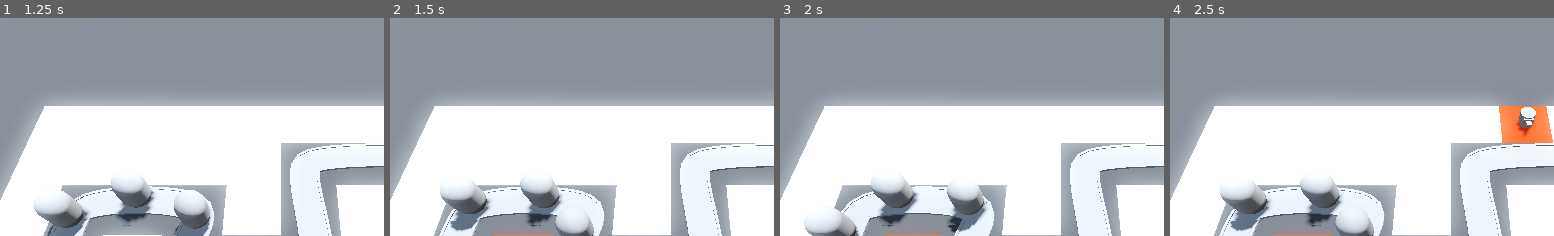
Above: before the commit, frames 1-4 (left to right).
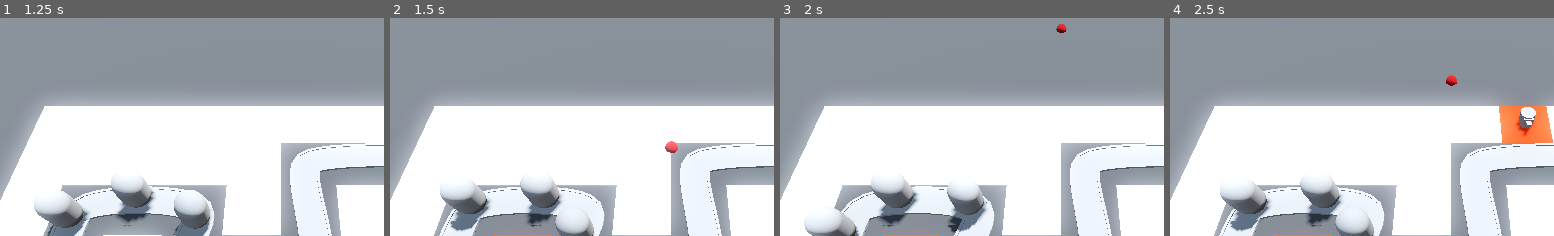
Above: after the commit, the same moments.

Repository: SugarF0x/barblast-3d
Game: Godot game, scene res://BaseLevel.tscn
Same seed, same stepped clock (60 frames per second), same inputs: the game is played once before the commit and once after it.
Inputs (mouse positions are % of the whole screen's width and height, from its top left):
- Up to frame 1 (1.25 s): move the mouse to (71, 43) at 0.52 s; click (71, 43) at 0.6 s
- Up to frame 2 (1.5 s): move the mouse to (27, 54) at 1.27 s; click (27, 54) at 1.35 s
- Up to frame 3 (2 s): no input
- Up to frame 4 (2.5 s): move the mouse to (58, 26) at 2.02 s; click (58, 26) at 2.1 s
The pictures show only the part of the screen within x 11-61%, y 0-50%; the shares and areas given below are measured in that part.

Frame 1 is identical in both runs. In frame 2, 0.1% of the frame differs, in the area x 71-75%, y 56-62%; in frame 3, less than 0.1%; in frame 4, 0.1%.

Commit message:
add basic projectiles

Diff:
--- /dev/null
+++ b/Turret/projectile.gd
@@ -0,0 +1,11 @@
+extends Area3D
+
+
+@export var speed := 30.0
+
+
+var direction := Vector3.FORWARD
+
+
+func _physics_process(delta: float) -> void:
+	position += direction * speed * delta
--- /dev/null
+++ b/Turret/projectile.tscn
@@ -0,0 +1,21 @@
+[gd_scene load_steps=5 format=3 uid="uid://c7jn1aea5mdfe"]
+
+[ext_resource type="Script" path="res://Turret/projectile.gd" id="1_fq606"]
+
+[sub_resource type="StandardMaterial3D" id="StandardMaterial3D_3ipec"]
+albedo_color = Color(0.588235, 0, 0, 1)
+
+[sub_resource type="SphereMesh" id="SphereMesh_18nkp"]
+material = SubResource("StandardMaterial3D_3ipec")
+
+[sub_resource type="SphereShape3D" id="SphereShape3D_8mds5"]
+
+[node name="Projectile" type="Area3D"]
+top_level = true
+script = ExtResource("1_fq606")
+
+[node name="MeshInstance3D" type="MeshInstance3D" parent="."]
+mesh = SubResource("SphereMesh_18nkp")
+
+[node name="CollisionShape3D" type="CollisionShape3D" parent="."]
+shape = SubResource("SphereShape3D_8mds5")
--- a/Turret/turret.tscn
+++ b/Turret/turret.tscn
@@ -1,4 +1,6 @@
-[gd_scene load_steps=5 format=3 uid="uid://dlmltvgusbij4"]
+[gd_scene load_steps=6 format=3 uid="uid://dlmltvgusbij4"]
+
+[ext_resource type="PackedScene" uid="uid://c7jn1aea5mdfe" path="res://Turret/projectile.tscn" id="1_ai42u"]
 
 [sub_resource type="CylinderMesh" id="CylinderMesh_j646k"]
 height = 0.6
@@ -31,3 +33,5 @@
 [node name="Barrel" type="MeshInstance3D" parent="Base/Top/Visor"]
 transform = Transform3D(1, 0, 0, 0, 1, 0, 0, 0, 1, 0, 0, 0.4)
 mesh = SubResource("BoxMesh_gdfwg")
+
+[node name="Projectile" parent="." instance=ExtResource("1_ai42u")]
